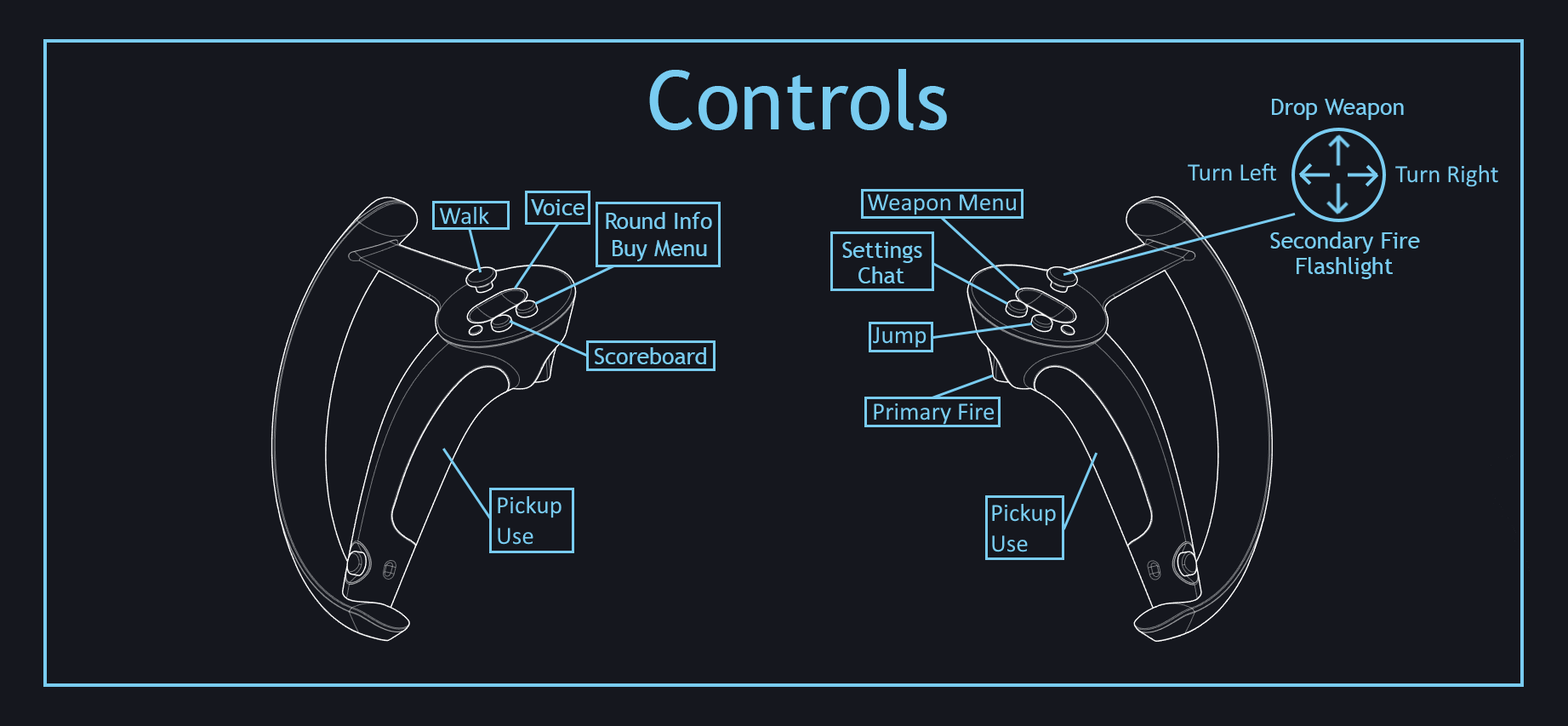
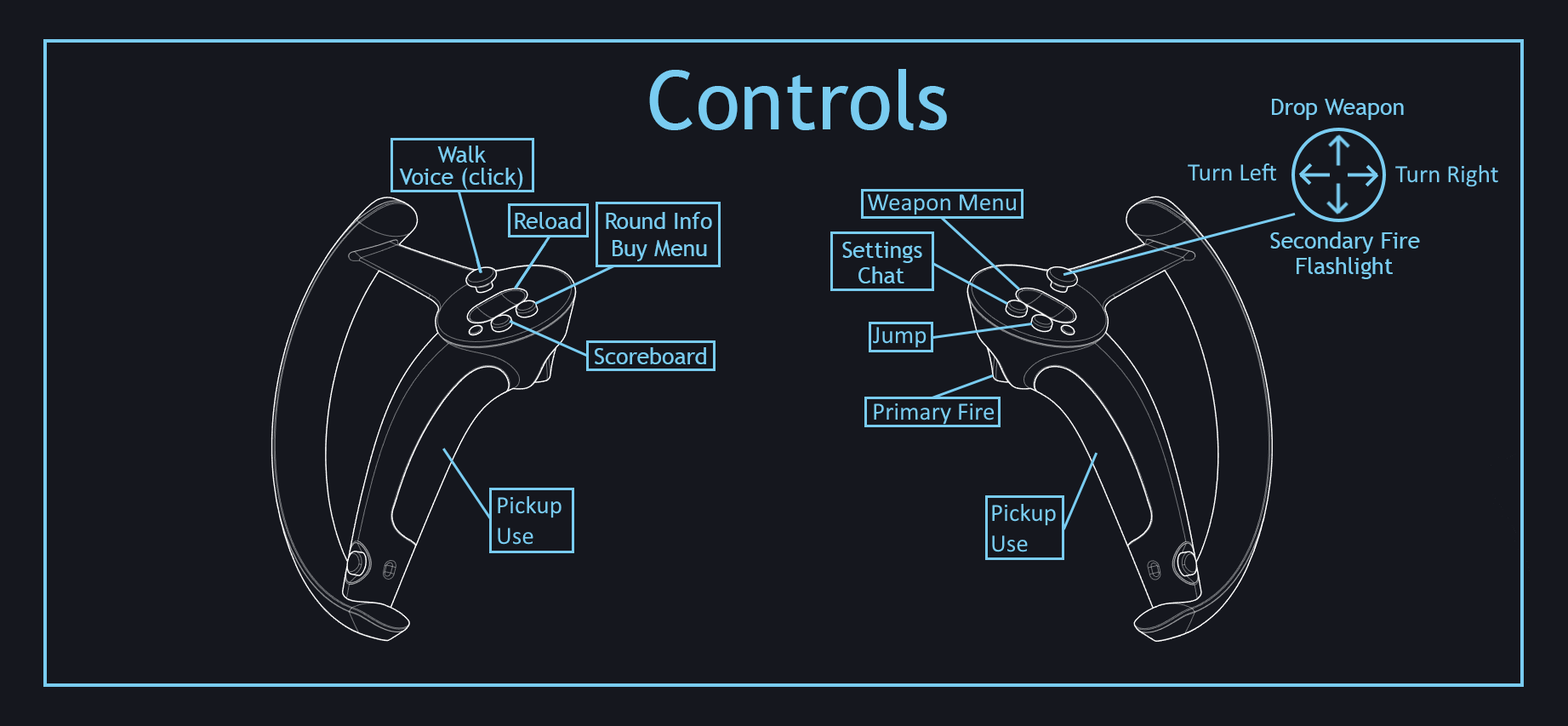
Comparing the layer stacks of the two 1568px x 726px images. Changes:
added layer "Rectangle 6" above "reload" over left=390, top=137, right=535, bottom=193
added layer "reload" above "walk" over left=514, top=211, right=582, bottom=229
added layer "walk" above "Voice" over left=437, top=145, right=486, bottom=163
painted on "Voice" over left=399, top=167, right=585, bottom=216
painted on "Rectangle 2" over left=507, top=190, right=591, bottom=238
removed layer "Walk" over left=432, top=200, right=510, bottom=227
added layer "Shape 1" above "Shape 2" over left=457, top=191, right=483, bottom=274
added layer "Shape 2" above "Layer 0" over left=514, top=235, right=551, bottom=289
painted on "Layer 0" over left=432, top=222, right=566, bottom=262
